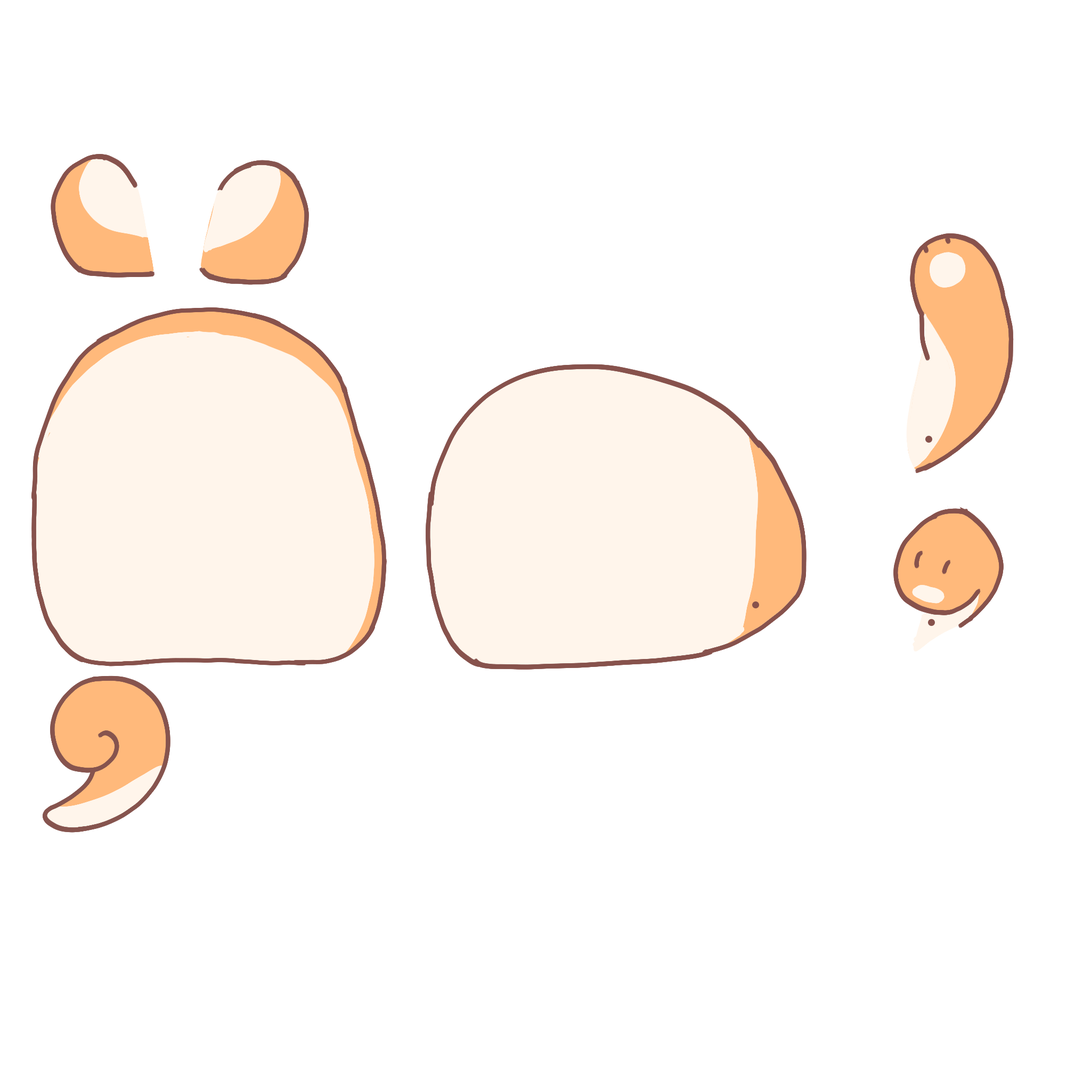
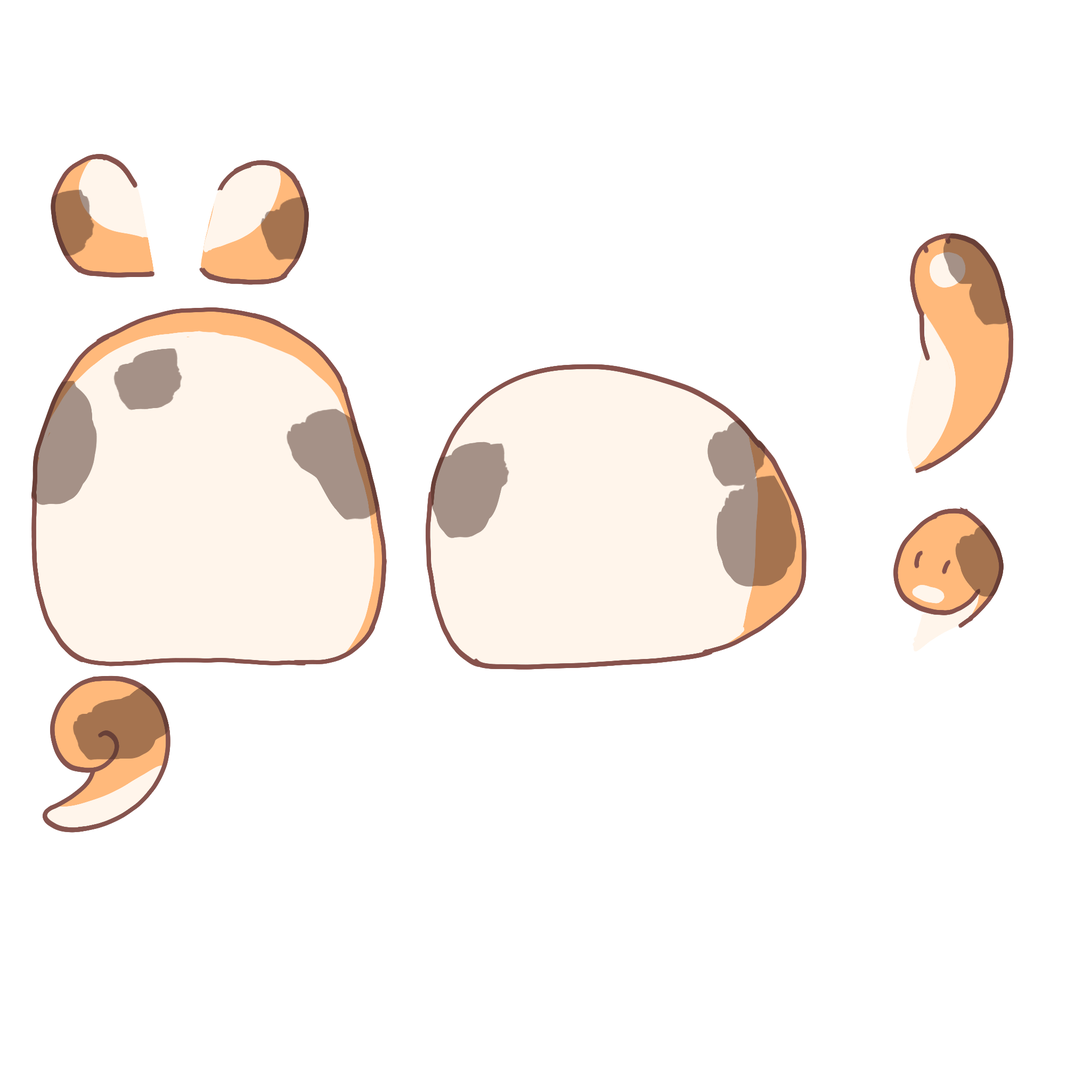
Two versions of the same layered image (w=1091, h=1091). Layer-by-layer changes:
removed group "leg back left 2" (1st of 2) (3 layers) over 928, 524, 1005, 627
renamed "Layer 24" to "Layer 1", opacity 100% → 50%, moved it out of group "leg back left 2", painted on it over 31, 189, 1012, 761
removed layer "leg back left 2 color" from group "leg back left 2" over 928, 524, 1003, 627
removed group "body 2" (1st of 3) (3 layers) over 431, 419, 797, 609
removed layer "body 2" (2nd of 3, in "body 2") from group "body 2" over 431, 419, 797, 609
removed layer "Layer 26" from group "body 2" over 431, 419, 759, 609
removed layer "body 2" (3rd of 3, in "body 2") from group "body 2" over 431, 419, 797, 609
removed group "leg back left 1" (1st of 2) (2 layers) over 925, 233, 1012, 443
removed layer "leg back left 1" (2nd of 2, in "leg back left 1") from group "leg back left 1" over 925, 233, 1012, 443
removed layer "Layer 25" from group "leg back left 1" over 925, 235, 1012, 443
removed group "leg back right" (1st of 3) (3 layers) over 50, 189, 95, 257
removed layer "leg back right" (2nd of 3, in "leg back right") from group "leg back right" over 50, 189, 95, 257
removed group "shed hair" (13 layers) over 31, 189, 797, 761
removed group "base" (9 layers) from group "shed hair" over 31, 189, 380, 761
removed layer "leg back left" (1st of 2, in "shed hair" › "base") from group "base" over 260, 196, 310, 261
removed layer "body sit" from group "base" over 31, 348, 380, 521
removed layer "Layer 20" from group "base" over 31, 348, 375, 695
removed layer "Layer 19" from group "base" over 34, 348, 380, 521
removed layer "tail" (1st of 2, in "shed hair" › "base") from group "base" over 73, 685, 169, 761
removed layer "tail" (2nd of 2, in "shed hair" › "base") from group "base" over 73, 685, 168, 761
moved "leg back left 2" out of group "leg back left 2", painted on it over 31, 189, 1012, 761
…and 7 more changes (6 removed, 1 visibility)
